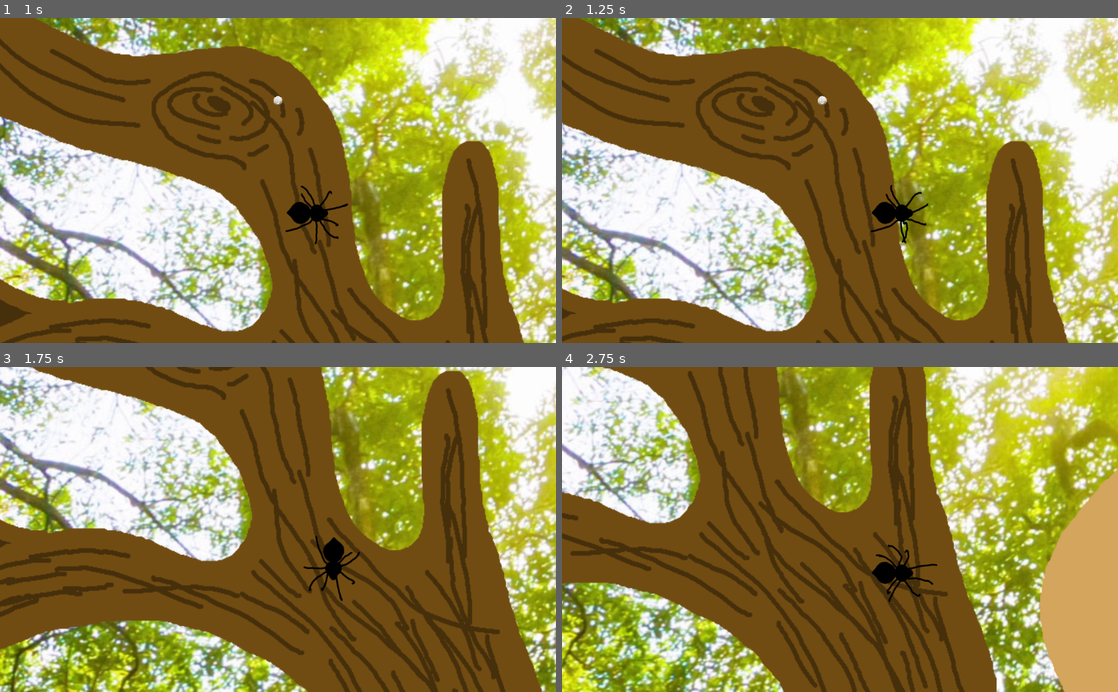
Above: before the commit, frames 1-4 (two rows, left to right).
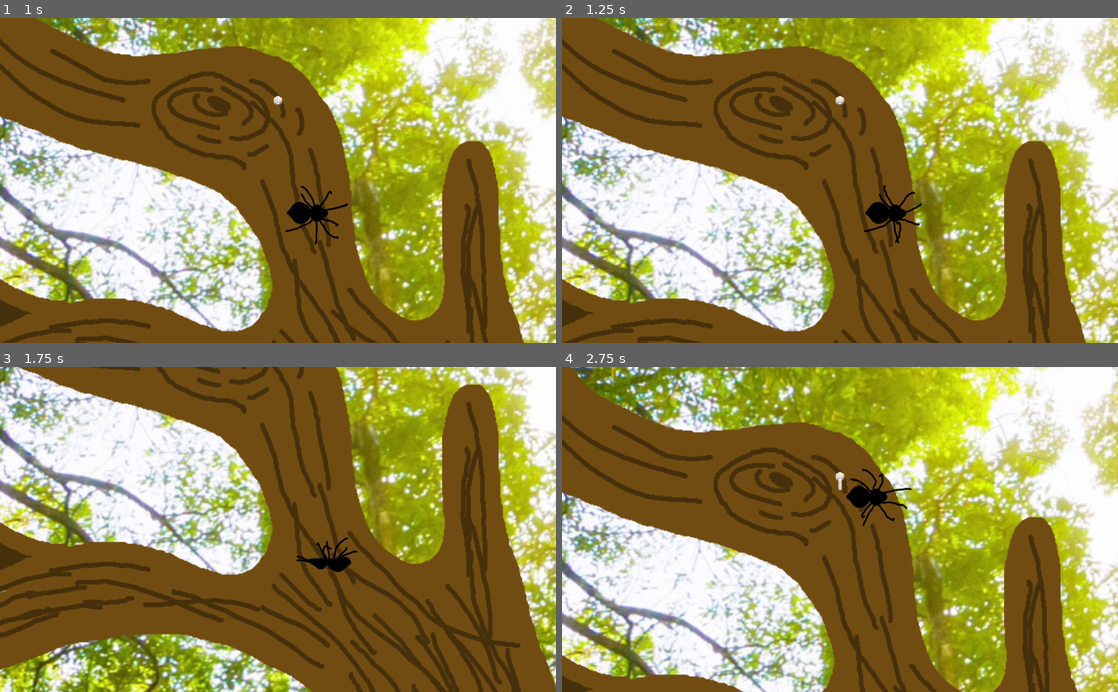
Above: after the commit, the same moments.

Repository: MarmotaGames/aracnotopia
Game: Godot game, scene res://main.tscn
Two runs of this game, one before a commit and one after it. Both use one fixed random seed, a clock stepped at 60 frames per second and the inputs below.
Inputs (mouse positions are in pixels of both pictures, inside the frame that each line leads up to):
- Up to frame 1 (1 s): tap Enter (ui_accept) at 0.5, 0.77 s; move the mouse to (400, 164) at 0.52 s; hold Right (ui_right) from 0.53 s (still down); right-click (400, 164) at 0.6 s; click (400, 164) at 0.67 s
- Up to frame 2 (1.25 s): keep holding Right (ui_right)
- Up to frame 3 (1.75 s): move the mouse to (166, 545) at 1.27 s; release Right (ui_right) at 1.28 s; hold Down (ui_down) from 1.28 s (still down); right-click (166, 545) at 1.35 s; tap Enter (ui_accept) at 1.52 s
- Up to frame 4 (2.75 s): move the mouse to (895, 458) at 2.02 s; release Down (ui_down) at 2.03 s; hold Right (ui_right) from 2.03 s (still down); right-click (895, 458) at 2.1 s

Frame 1 is identical in both runs. In frame 2, 52% of the frame differs, in the area x 0-100%, y 0-100%; in frame 3, 55%; in frame 4, 83%.

Commit message:
Updated node that detects if front of player is outside area

Diff:
--- a/GodotProject/player/Player.gd
+++ b/GodotProject/player/Player.gd
@@ -19,9 +19,14 @@
 var bunda_position = Vector2(800, 600-45)
 var dirKeys = [0, 0, 0, 0]
 var fora = false
+var up_just_released = false
 
 func _physics_process(delta):
-	if fora and dirKeys[0]:
+	var a = $FrontArea/SecurityBar.get_global_transform().get_origin().y
+	var b = $AnimatedSprite/DetectBranch/CollisionShape2D.get_global_transform().get_origin().y
+	print("SecurityBar: ", a, "Colisao", b)
+	#if fora and (dirKeys[0] or up_just_released):
+	if fora and a < b:
 		speed = 0
 	else:
 		speed = 300
@@ -100,6 +105,7 @@
 
 	if Input.is_action_just_released("ui_up"):
 		dirKeys[0] = 0
+		up_just_released = 1
 
 	if Input.is_action_just_released("ui_down"):
 		dirKeys[1] = 0
--- a/GodotProject/player/Player.tscn
+++ b/GodotProject/player/Player.tscn
@@ -69,7 +69,6 @@
 [node name="SecurityBar" type="CollisionShape2D" parent="FrontArea" index="0"]
 
 position = Vector2( 0, 80 )
-scale = Vector2( 4, 1 )
 shape = SubResource( 1 )
 _sections_unfolded = [ "Transform" ]
 
